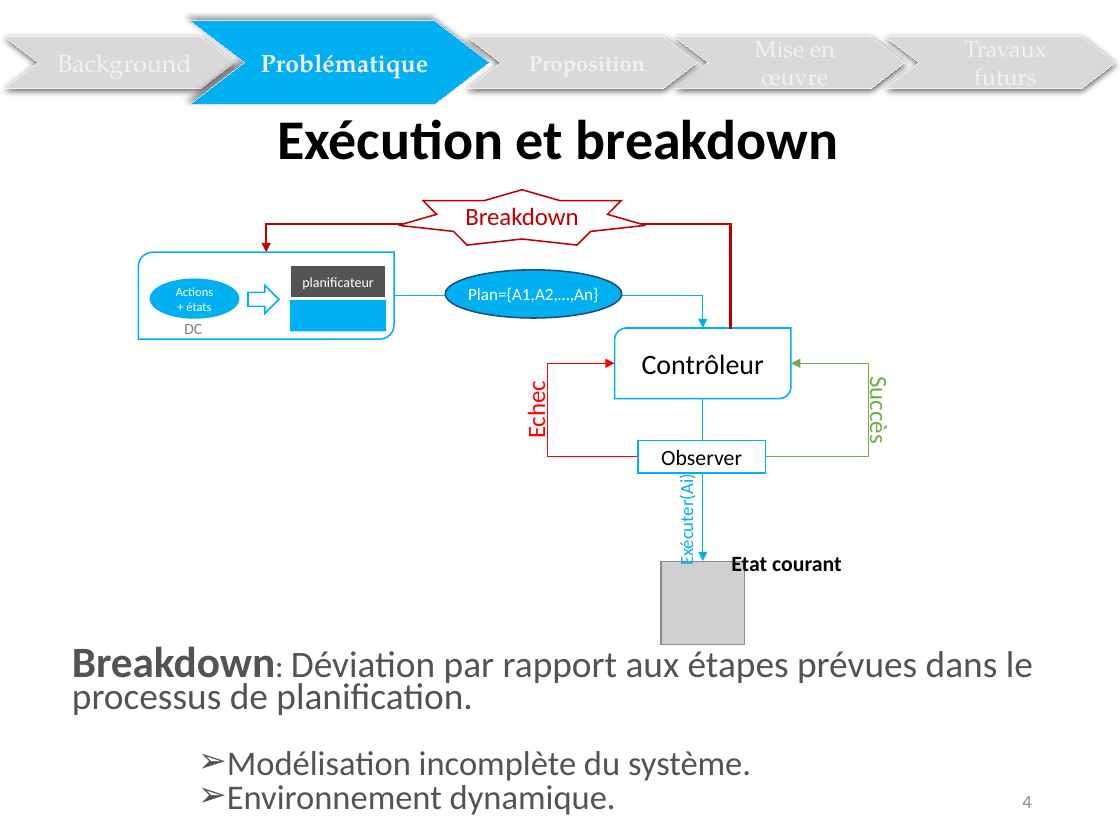
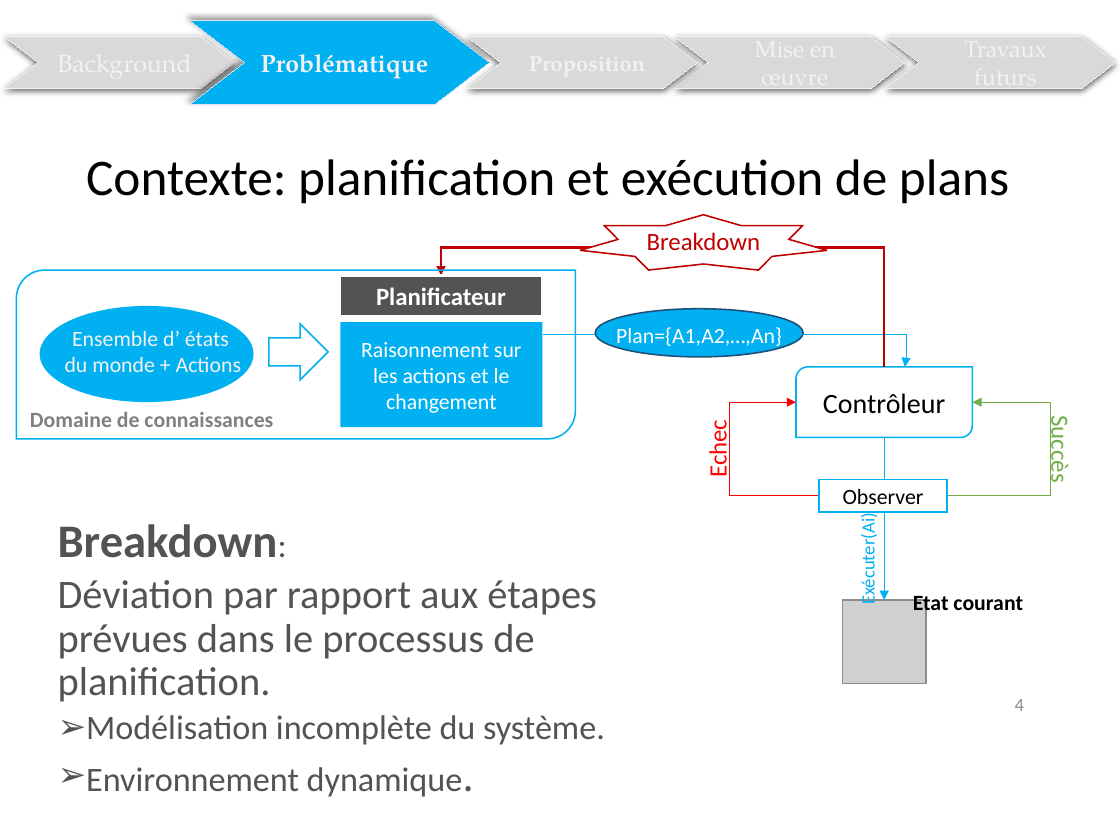
Before and after one commit to Olydia/Discolog, a slide deck: slide 9 of discolog/Rapport/Presentation_dauphine.pptx. Drawn at 1120x840 pixels with LibreOffice and Linux fonts; fonts in the diff are those of the drawing; grey boxes stand for pictures. Boxes give left, top, right and bottom in pixels: in the first picture for what was removed or moved away, otherwise in the second. Text is boxed around its words. In the diff, an @@ line names an element or a change of style, - is before the commit and + after.

```diff
--- a/discolog/Rapport/Presentation_dauphine.pptx
+++ b/discolog/Rapport/Presentation_dauphine.pptx
@@ title removed at [277,119,838,160] @@
-Exécution et breakdown
@@ title added at [86,159,1009,204], 33 pt, text #000000 @@
+Contexte: planification et exécution de plans
@@ star "Breakdown": place and size @@
-star "Breakdown" at [399,189,645,244]
+star "Breakdown" at [580,215,827,270]
@@ elbow arrow moved from (729, 328) - (267, 252) to (884, 367) - (441, 276) @@
@@ round diag rect: place and size @@
-round diag rect at [138,252,393,339]
+round diag rect at [17,270,576,439]
@@ ellipse removed at [150,279,239,318] @@
-Actions+ états
@@ rectangle removed at [290,299,386,332] @@
@@ rectangle "Planificateur": place and size @@
-rectangle "Planificateur" at [290,265,386,299]
+rectangle "Planificateur" at [339,276,542,316]
@@ text in rectangle at [376,287,506,305]: text changed; size 9 to 16 pt; bold on @@
-planificateur
+Planificateur
@@ text removed at [184,324,202,339] @@
-DC
@@ down arrow: place and size @@
-down arrow at [248,285,279,313]
+down arrow at [269,324,329,380]
@@ ellipse: place and size @@
-ellipse at [446,270,623,318]
+ellipse at [595,309,803,357]
@@ text "Plan={A1,A2,…,An}": place and size @@
-text "Plan={A1,A2,…,An}" at [468,287,598,303]
+text "Plan={A1,A2,…,An}" at [616,327,782,350]
@@ text "Plan={A1,A2,…,An}" at [616,327,782,350]: size 11 to 14 pt @@
@@ elbow arrow moved from (394, 296) - (703, 328) to (542, 335) - (905, 367) @@
@@ group added at [30,306,542,428]: 2 texts, 1 rectangle, 1 ellipse @@
+Raisonnement sur les actions et le changement
+Ensemble d’ états
+du monde + Actions
+Domaine de connaissances
@@ 3 texts, 2 round diag rects, 2 elbow arrows, 1 picture, 1 rectangle, 1 arrow: place and size @@
-3 texts, 2 round diag rects, 2 elbow arrows, 1 picture, 1 rectangle, 1 arrow at [521,328,893,644]
+3 texts, 2 round diag rects, 2 elbow arrows, 1 picture, 1 rectangle, 1 arrow at [703,367,1075,683]
@@ text "Breakdown:": place and size @@
-text "Breakdown:" at [72,646,1033,815]
+text "Breakdown:" at [58,524,605,797]
@@ text at [58,524,597,702]: text changed; size 24.1 to 26 pt @@
-  Breakdown: Déviation par rapport aux étapes prévues dans le processus de planification.
+  Breakdown:
+  Déviation par rapport aux étapes prévues dans le processus de planification.
@@ text "4": place and size @@
-text "4" at [1022,796,1031,808]
+text "4" at [1015,699,1024,711]
@@ text at [86,715,605,797]: size 22.2 to 22 pt in "Modélisation incomplète du système.", "Environnement dynamique."; size 22.2 to 28.5 pt in "dynamique."; list level 5 to 2 in "Modélisation incomplète du système."; line spacing 0.7 to 0.9; list level 5 to 2 in "Environnement dynamique." @@
```
Also in this commit, not shown: 25 other slides changed, 2 slides added, 7 other files.
